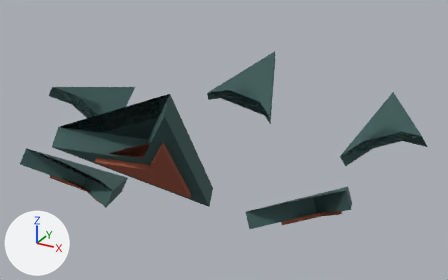
One commit to the glTF model sketches/core-loop/assets/models/world_one/shell_rivet_c2.glb: the scene before it, then after it.
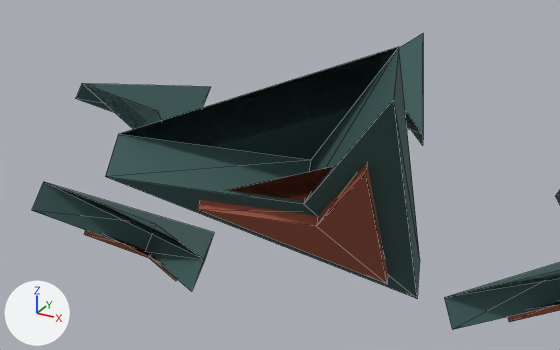
There are two pictures of each version: one whole from a 50 mm camera at (0.782, -1.489, -0.055) aimed at (0.035, -0.13, -0.735), one close up from a 50 mm camera at (0.456, -1.214, -0.241) aimed at (0.167, -0.688, -0.504). The lights are fixed; the arrows at lower left show +X, +Y and +Z. The older version's two pictures come first. The close-ups show mesh edges as thin lines. Where no turn or scale is listed for an object, it has been applied to the vertices. Vertices at exactly the same position are counted once.

Objects in the first close-up: 'Pod'.
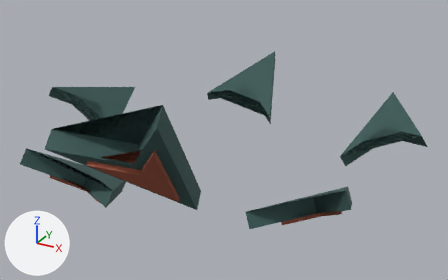
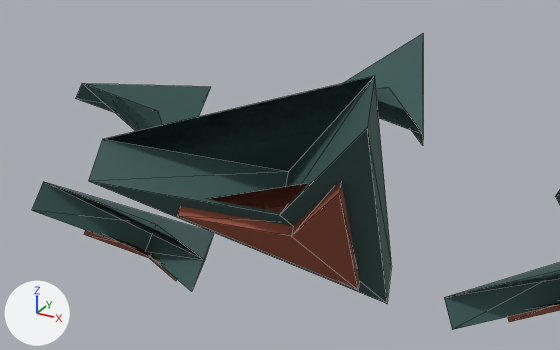
Pixel boxes (x1, y1, x2, y2) of what changed, in the close-ups (560 x 350 px; the box of a moved part takes in the faces that stretch with it):
part 1 of me_pod, moved or reshaped: before (105, 47, 420, 299); after (89, 76, 392, 304)
part 2 of me_pod, moved or reshaped: before (198, 163, 388, 284); after (178, 182, 359, 290)

Edits to the bpy script that builds the scene:
```text
Change me_pod:
    used by ob_pod; location = (0.0, 0.0, 0.0)
    remove me_pod.from_pydata(...)  # 96 vertices, 144 faces; spans x -0.588..0.521, y -0.795..0.579, z -0.873..-0.362
    add me_pod.from_pydata(...)  # 96 vertices, 144 faces; spans x -0.588..0.521, y -0.791..0.579, z -0.873..-0.384
    me_pod part 1: the loose piece of 8 vertices spanning x 0.061..0.303, y -0.795..-0.587, z -0.633..-0.362 is multiplied about the mesh origin by the matrix ((0.999, -0.004, 0.052), (0.004, 1.0, -0.009), (-0.052, 0.01, 0.999))
    me_pod part 2: the loose piece of 8 vertices spanning x 0.134..0.276, y -0.767..-0.651, z -0.599..-0.443 is multiplied about the mesh origin by the matrix ((0.999, -0.004, 0.052), (0.004, 1.0, -0.009), (-0.052, 0.01, 0.999))
```
